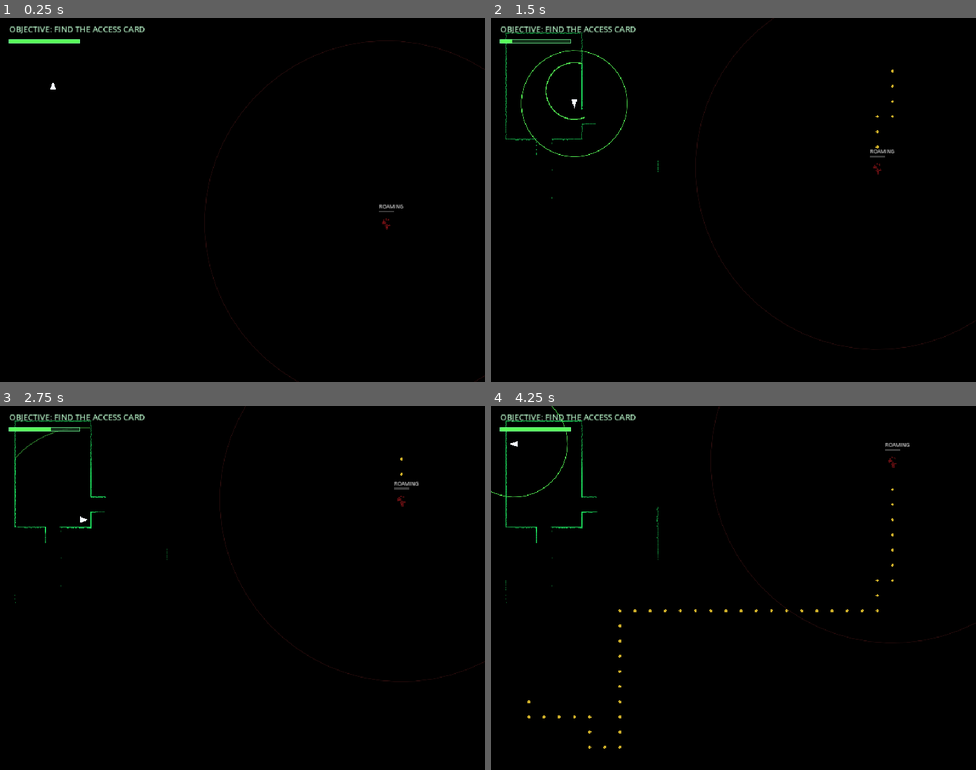
Above: before the commit, frames 1-4 (two rows, left to right).
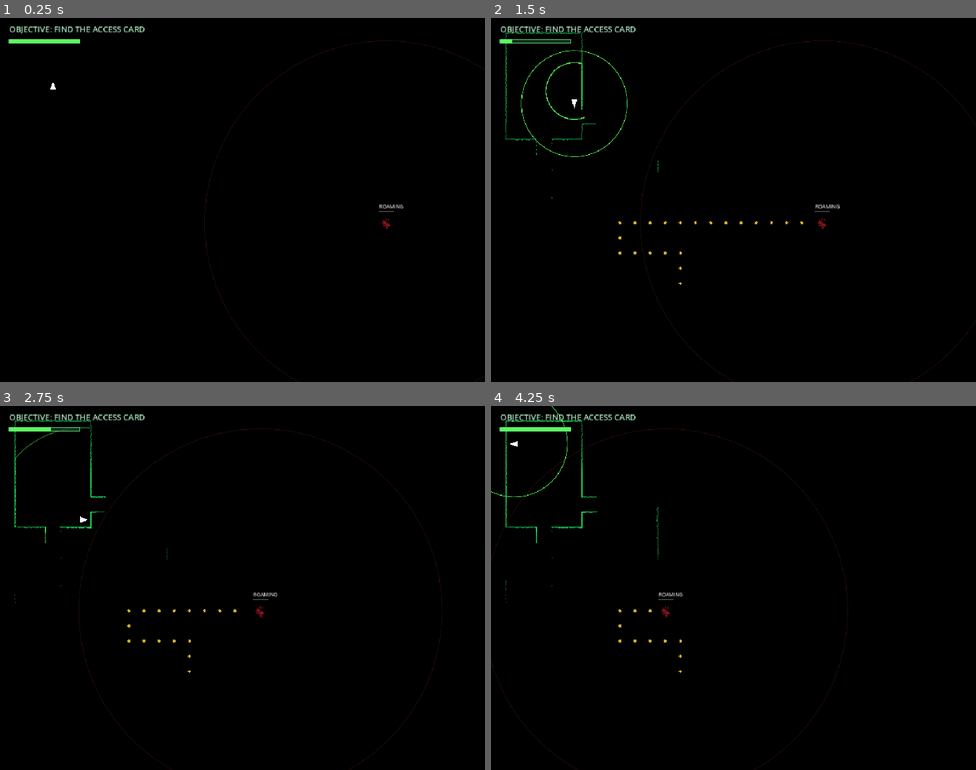
Above: after the commit, the same moments.

Repository: UnderstoodUseYourUsernameHere/Sonar
Game: Godot game, scene res://scenes/main.tscn
The game is run twice, just before and just after one commit, with the same random seed, the same clock (stepped at 60 frames per second) and the same inputs.
Inputs (mouse positions are in pixels of both pictures, inside the frame that each line leads up to):
- Up to frame 1 (0.25 s): no input
- Up to frame 2 (1.5 s): tap Enter at 0.5 s; move the mouse to (840, 181) at 0.52 s; hold Right (move_right) 0.53-1.28 s; tap Space (ping) at 0.6, 1.35 s; click (840, 181) at 0.67 s; move the mouse to (636, 218) at 1.27 s; hold S (move_down) from 1.28 s (still down)
- Up to frame 3 (2.75 s): move the mouse to (291, 507) at 2.02 s; release S (move_down) at 2.03 s; hold Right (move_right) from 2.03 s (still down); tap Alt at 2.1 s; tap Space (ping) at 2.3 s
- Up to frame 4 (4.25 s): move the mouse to (709, 660) at 2.77 s; release Right (move_right) at 2.78 s; hold W (move_up) 2.78-3.53 s; tap Shift at 2.85 s; click (709, 660) at 2.92 s; tap Space (ping) at 3.05, 3.6 s; move the mouse to (879, 642) at 3.52 s; hold Left (move_left) from 3.53 s (still down)

The runs differ from the first frame. In frame 1, less than 0.1% of the frame differs, in the area x 78-81%, y 55-58%; in frame 2, 0.6%; in frame 3, 0.6%; in frame 4, 0.7%, in the area x 0-100%, y 0-100%.

Commit message:
feat: monster now gives visible sonar returns

Diff:
--- a/scripts/main.gd
+++ b/scripts/main.gd
@@ -88,18 +88,21 @@
 
 const MONSTER_ROAM_MOVE_TIME: float = 0.26
 const MONSTER_INVESTIGATE_MOVE_TIME: float = 0.18
-const MONSTER_SEARCH_MOVE_TIME: float = 0.20
-
-const MONSTER_SEARCH_DURATION: float = 4.5
-const MONSTER_SEARCH_RADIUS: int = 3
+const MONSTER_SEARCH_MOVE_TIME: float = 0.16
+
+const MONSTER_SEARCH_DURATION: float = 5.5
+const MONSTER_SEARCH_RADIUS: int = 4
 const MONSTER_SEARCH_WAIT: float = 0.25
 const MONSTER_SNAPSHOT_FADE_DURATION: float = 1.5
 
 const MONSTER_COLOR: Color = Color(0.85, 0.12, 0.15, 1.0)
-const MONSTER_DOT_COUNT: int = 11
-const MONSTER_DOT_COUNT_VARIANCE: int = 3
+const MONSTER_DOT_COUNT: int = 13
+const MONSTER_DOT_COUNT_VARIANCE: int = 5
 const MONSTER_CLUSTER_RADIUS: float = TILE_SIZE * 0.38
 const MONSTER_SCAN_RADIUS: float  = TILE_SIZE * 0.42
+
+const MONSTER_SCAN_RETURN_COLOR: Color = Color(1.0, 0.12, 0.20, 1.0)
+const MONSTER_SCAN_RETURN_DURATION: float = 3.0
 
 
 const CARD_COLOR: Color = Color(1.0, 0.82, 0.18, 1.0)
@@ -144,6 +147,7 @@
 	var tangent: Vector2
 	var distance: float = 0.0
 	var born_time: float = 0.0
+	var is_monster_return: bool = false
 
 class SonarPulse:
 	var origin: Vector2
@@ -154,6 +158,10 @@
 	var next_hit_index: int = 0
 	var wave_directions: PackedVector2Array = PackedVector2Array()
 	var wave_stop_distances: PackedFloat32Array = PackedFloat32Array()
+	var monster_position_at_ping: Vector2 = Vector2.ZERO
+	var monster_center_distance_at_ping: float = INF
+	var monster_scan_was_hit: bool = false
+	var monster_snapshot_revealed: bool = false
 
 	func _init(start_origin: Vector2, start_cell: Vector2i) -> void:
 		origin = start_origin
@@ -328,7 +336,7 @@
 
 	draw_rect(
 		Rect2(Vector2.ZERO, screen_size),
-		Color(0.2, 0.0, 0.0, 0.72),
+		Color(0.3, 0.0, 0.0, 0.70),
 		true
 	)
 
@@ -341,7 +349,7 @@
 		HORIZONTAL_ALIGNMENT_CENTER,
 		screen_size.x,
 		42,
-		Color(1.0, 0.30, 0.25, 1.0)
+		Color(1.0, 0.20, 0.25, 1.0)
 	)
 
 	draw_string(
@@ -946,8 +954,8 @@
 			return point
 	return null
 
-func _monster_ray_hit_distance(origin: Vector2, direction: Vector2) -> float:
-	var to_monster: Vector2 = monster_draw_position - origin
+func _monster_ray_hit_distance(origin: Vector2, direction: Vector2, monster_position: Vector2) -> float:
+	var to_monster: Vector2 = monster_position - origin
 	var along: float = to_monster.dot(direction)
 
 	if along <= 0.0:
@@ -980,10 +988,22 @@
 		if hit != null:
 			wall_distance = hit.distance
 
-		var monster_distance: float = _monster_ray_hit_distance(pulse.origin, direction)
+		var monster_distance: float = _monster_ray_hit_distance(pulse.origin, direction, pulse.monster_position_at_ping)
 
 		if monster_distance < wall_distance:
 			pulse.wave_stop_distances.append(monster_distance)
+			var return_point: ScanPoint = ScanPoint.new()
+			return_point.position = pulse.origin + direction * monster_distance
+
+			var outward: Vector2 = (
+				return_point.position - pulse.monster_position_at_ping
+			).normalized()
+			return_point.tangent = Vector2(-outward.y, outward.x)
+
+			return_point.distance = monster_distance
+			return_point.is_monster_return = true
+			pulse.hits.append(return_point)
+			pulse.monster_scan_was_hit = true
 			continue
 
 		if hit == null:
@@ -1008,6 +1028,8 @@
 	var origin_cell: Vector2i = _cell_from_position(origin)
 
 	var pulse: SonarPulse = SonarPulse.new(origin, origin_cell)
+	pulse.monster_position_at_ping = monster_draw_position
+	pulse.monster_center_distance_at_ping = origin.distance_to(pulse.monster_position_at_ping)
 	_build_pulse_hits(pulse)
 	active_pulses.append(pulse)
 
@@ -1159,7 +1181,16 @@
 
 func _update_scan_points() -> void:
 	var total_life: float = WALL_FLASH_DURATION + SCAN_HOLD_DURATION + SCAN_FADE_DURATION
-	while not scan_points.is_empty() and game_time - scan_points[0].born_time >= total_life:
+	while not scan_points.is_empty():
+		var oldest_point: ScanPoint = scan_points[0]
+		var point_lifetime: float = total_life
+
+		if oldest_point.is_monster_return:
+			point_lifetime = MONSTER_SCAN_RETURN_DURATION
+
+		if game_time - oldest_point.born_time < point_lifetime:
+			break
+
 		scan_points.remove_at(0)
 
 	while scan_points.size() > SCAN_MAX_POINTS:
@@ -1199,24 +1230,22 @@
 	exit_last_lit_time = game_time
 
 func _reveal_monster_for_pulse(pulse: SonarPulse) -> void:
-	var distance: float = pulse.origin.distance_to(monster_draw_position)
-	var ring_reached_monster: bool = (
-		distance > pulse.previous_radius
-		and distance <= pulse.radius
-	)
-	if not ring_reached_monster:
-		return
-
-	var current_monster_cell: Vector2i = _cell_from_position(monster_draw_position)
-
-	if not _has_line_of_sight(
-		pulse.origin_cell,
-		current_monster_cell
-	):
-		return
-
+	if not pulse.monster_scan_was_hit:
+		return
+
+	if pulse.monster_snapshot_revealed:
+		return
+
+	var surface_distance: float = maxf(
+		pulse.monster_center_distance_at_ping - MONSTER_SCAN_RADIUS, 0.0
+	)
+
+	if surface_distance > pulse.radius:
+		return
+
+	pulse.monster_snapshot_revealed = true
 	_build_monster_shape()
-	monster_snapshot_position = monster_draw_position
+	monster_snapshot_position = pulse.monster_position_at_ping
 	monster_snapshot_time = game_time
 
 func _check_card_collection() -> void:
@@ -1318,7 +1347,17 @@
 
 		segments[index * 2] = point.position - half_segment
 		segments[index * 2 + 1] = point.position + half_segment
-		colors[index] = Color(WALL_COLOR, _scan_point_alpha(game_time - point.born_time))
+		var point_age: float = game_time - point.born_time
+
+		if point.is_monster_return:
+			var return_alpha: float = clampf(
+				1.0 - point_age / MONSTER_SCAN_RETURN_DURATION,
+				0.0,
+				1.0
+			)
+			colors[index] = Color(MONSTER_SCAN_RETURN_COLOR, return_alpha)
+		else:
+			colors[index] = Color(WALL_COLOR, _scan_point_alpha(point_age))
 
 	draw_multiline_colors(segments, colors, SCAN_POINT_WIDTH)
 
